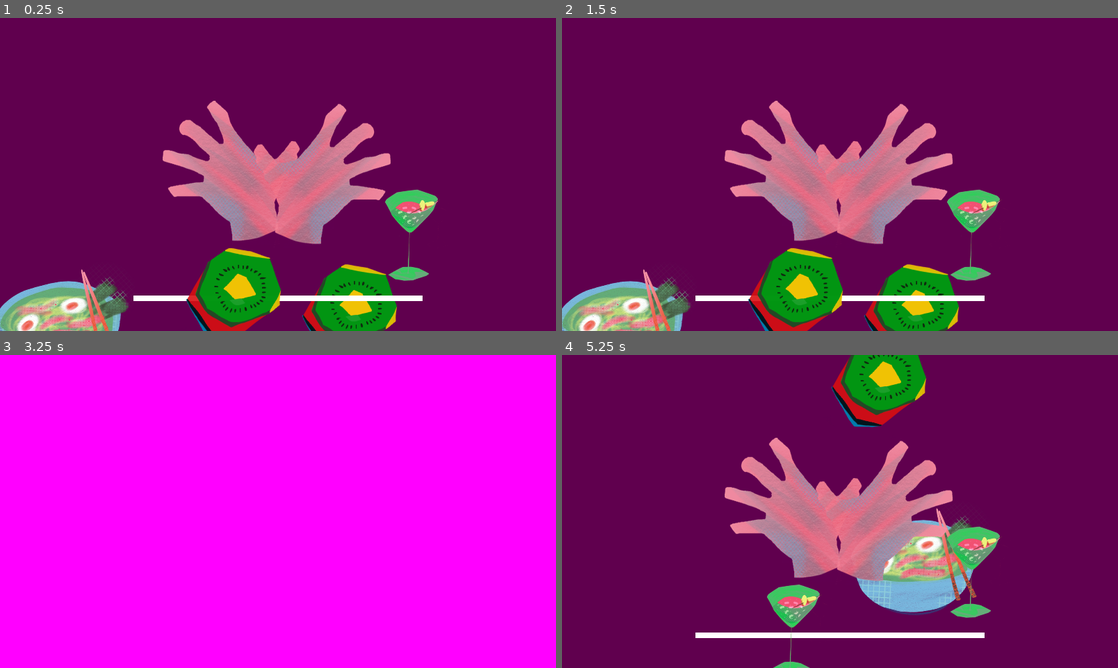
Above: before the commit, frames 1-4 (two rows, left to right).
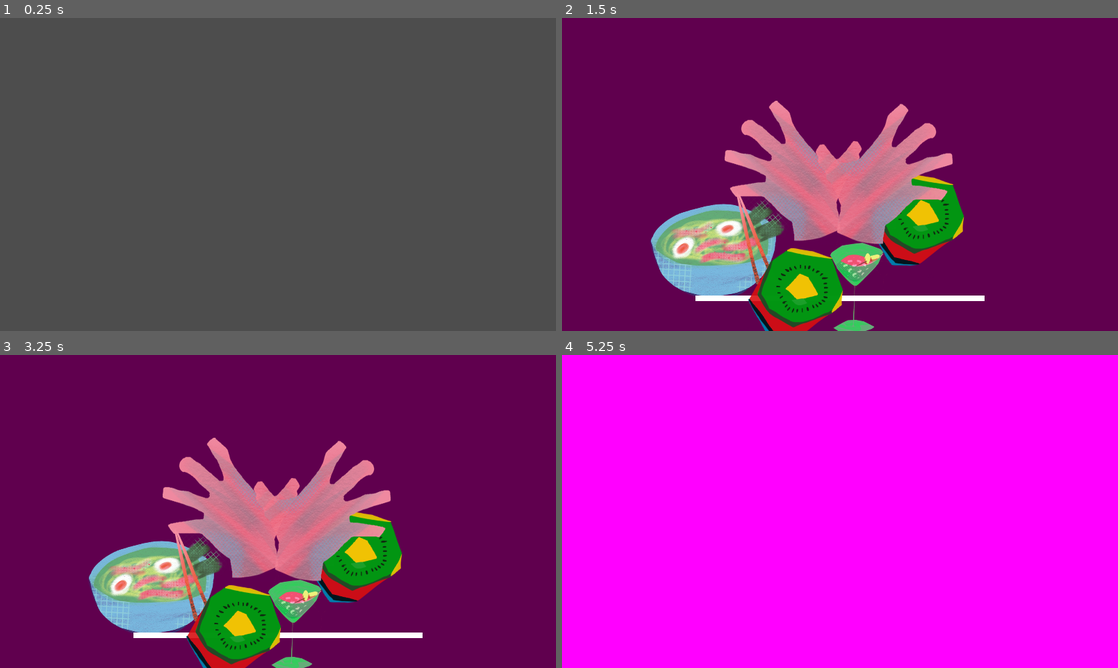
Above: after the commit, the same moments.

Repository: riioze/GameJamFevrier2024
Game: Godot game, scene res://scenes/main.tscn
Same seed, same stepped clock (60 frames per second), same inputs: the game is played once before the commit and once after it.
Inputs (mouse positions are in pixels of both pictures, inside the frame that each line leads up to):
- Up to frame 1 (0.25 s): no input
- Up to frame 2 (1.5 s): tap Enter (Confirm, bound only after the commit) at 0.5, 1.35 s; move the mouse to (962, 158) at 0.52 s; hold Enter (Confirm, bound only after the commit) 0.53-1.28 s; move the mouse to (728, 190) at 1.27 s
- Up to frame 3 (3.25 s): tap Enter (Confirm, bound only after the commit) at 2, 2.85 s; move the mouse to (333, 442) at 2.02 s; hold Enter (Confirm, bound only after the commit) 2.03-2.78 s; move the mouse to (250, 574) at 2.77 s
- Up to frame 4 (5.25 s): tap Enter (Confirm, bound only after the commit) at 3.5, 4.35 s; move the mouse to (1006, 558) at 3.52 s; hold Enter (Confirm, bound only after the commit) 3.53-4.28 s; move the mouse to (673, 464) at 4.27 s; move the mouse to (867, 511) at 5.02 s; hold Enter (Confirm, bound only after the commit) from 5.03 s (still down)

The runs differ from the first frame. In frame 1, 100% of the frame differs, in the area x 0-100%, y 0-100%; in frame 2, 16%; in frame 3, 100%; in frame 4, 100%.

Commit message:
scene manager

Diff:
--- a/project.godot
+++ b/project.godot
@@ -91,6 +91,18 @@
 , Object(InputEventKey,"resource_local_to_scene":false,"resource_name":"","device":-1,"window_id":0,"alt_pressed":false,"shift_pressed":false,"ctrl_pressed":false,"meta_pressed":false,"pressed":false,"keycode":0,"physical_keycode":4194323,"key_label":0,"unicode":0,"echo":false,"script":null)
 ]
 }
+Confirm={
+"deadzone": 0.5,
+"events": [Object(InputEventKey,"resource_local_to_scene":false,"resource_name":"","device":-1,"window_id":0,"alt_pressed":false,"shift_pressed":false,"ctrl_pressed":false,"meta_pressed":false,"pressed":false,"keycode":0,"physical_keycode":4194309,"key_label":0,"unicode":0,"echo":false,"script":null)
+, Object(InputEventJoypadButton,"resource_local_to_scene":false,"resource_name":"","device":-1,"button_index":6,"pressure":0.0,"pressed":true,"script":null)
+]
+}
+Back={
+"deadzone": 0.5,
+"events": [Object(InputEventKey,"resource_local_to_scene":false,"resource_name":"","device":-1,"window_id":0,"alt_pressed":false,"shift_pressed":false,"ctrl_pressed":false,"meta_pressed":false,"pressed":false,"keycode":0,"physical_keycode":4194305,"key_label":0,"unicode":0,"echo":false,"script":null)
+, Object(InputEventJoypadButton,"resource_local_to_scene":false,"resource_name":"","device":-1,"button_index":4,"pressure":0.0,"pressed":true,"script":null)
+]
+}
 
 [layer_names]
 
--- a/scenes/main.tscn
+++ b/scenes/main.tscn
@@ -1,10 +1,3 @@
-[gd_scene load_steps=3 format=3 uid="uid://w6urfwl08wuc"]
-
-[ext_resource type="PackedScene" uid="uid://7ce888h1fjw1" path="res://scenes/game.tscn" id="1_meu0d"]
-[ext_resource type="PackedScene" uid="uid://dbbqpr32frnaj" path="res://scenes/score.tscn" id="1_uf0fv"]
+[gd_scene format=3 uid="uid://w6urfwl08wuc"]
 
 [node name="main" type="Node"]
-
-[node name="score" parent="." instance=ExtResource("1_uf0fv")]
-
-[node name="game" parent="." instance=ExtResource("1_meu0d")]
--- /dev/null
+++ b/scenes/menu.gd
@@ -0,0 +1,5 @@
+class_name MenuManager extends Node
+
+func _input(event):
+	if event.is_action_pressed("Confirm"):
+		SceneManager.load_game()
--- /dev/null
+++ b/scenes/menu.tscn
@@ -0,0 +1,6 @@
+[gd_scene load_steps=2 format=3 uid="uid://35qsbc85q6sm"]
+
+[ext_resource type="Script" path="res://scenes/menu.gd" id="1_j78wb"]
+
+[node name="menu" type="Node"]
+script = ExtResource("1_j78wb")
--- a/scripts/autoload/scene_manager.gd
+++ b/scripts/autoload/scene_manager.gd
@@ -2,14 +2,34 @@
 
 var root
 var main : Node
-var game : Node :
-	get : return main.get_node("game")
-var score : Node :
-	get : return main.get_node("score")
+var menu : MenuManager
+var game : GameManager
+var score : ScoreManager
 
 var web : bool = false
+
+var game_scene = preload("res://scenes/game.tscn")
+var menu_scene = preload("res://scenes/menu.tscn")
+var score_scene = preload("res://scenes/score.tscn")
 
 func _ready() -> void:
 	if(OS.get_distribution_name() == ""): web = true
 	root = get_tree().root
 	main = root.get_node("main")
+
+	load_menu()
+
+func load_menu():
+	menu = menu_scene.instantiate()
+	add_child(menu)
+
+func load_game():
+	menu.queue_free()
+	game = game_scene.instantiate()
+	add_child(game)
+
+func load_score():
+	score = score_scene.instantiate()
+	score.set_score(10)
+	game.queue_free()
+	add_child(score)
--- a/scripts/game_manager.gd
+++ b/scripts/game_manager.gd
@@ -33,4 +33,4 @@
 
 func loose():
 	print("You loose")
-	score_manager.init()
+	SceneManager.load_score()
--- a/scripts/score_manager.gd
+++ b/scripts/score_manager.gd
@@ -10,10 +10,6 @@
 
 # Called when the node enters the scene tree for the first time.
 func _ready():
-	pass
-
-func init():
-
 	in_score = true
 
 	display_score()
Not shown, changed: save_game.txt
